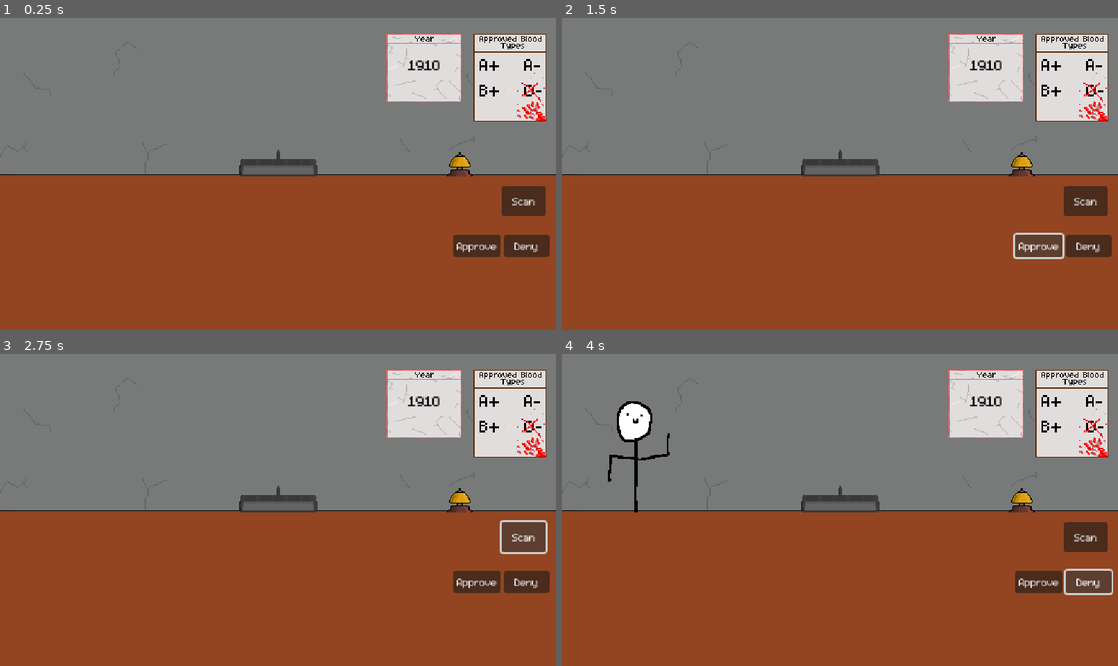
Above: before the commit, frames 1-4 (two rows, left to right).
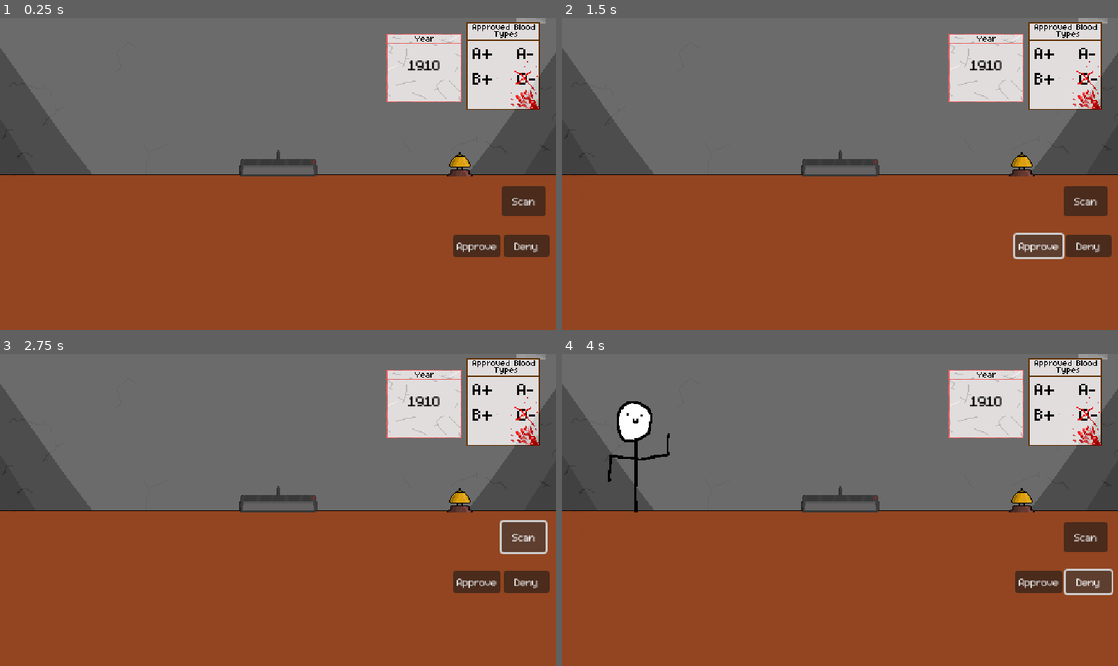
Above: after the commit, the same moments.

Repository: ReeceDev8/PaperGame
Game: Godot game, scene res://game.tscn
Two runs of this game, one before a commit and one after it. Both use one fixed random seed, a clock stepped at 60 frames per second and the inputs below.
Inputs (mouse positions are in pixels of both pictures, inside the frame that each line leads up to):
- Up to frame 1 (0.25 s): no input
- Up to frame 2 (1.5 s): click "Deny" at 0.5 s; click "Approve" at 1.25 s
- Up to frame 3 (2.75 s): click "Scan" at 2 s
- Up to frame 4 (4 s): click (1023, 497) at 2.75 s; click "Deny" at 3.5 s

The runs differ from the first frame. In frame 1, 8.2% of the frame differs, in the area x 0-100%, y 0-51%; in frame 2, 8.2%; in frame 3, 8.2%; in frame 4, 8.2%.

Commit message:
Add shadows and change discrepancy chances
Added temporary shadows the the back wall and blood type poster. Chance for most discrepancies reduced to 20%. Added chance check for valid blood type.

Diff:
--- a/Scripts/AddText_persdoc.gd
+++ b/Scripts/AddText_persdoc.gd
@@ -6,11 +6,9 @@
 
 func setup_persdoc(person_name: String, doc_ID: String):
 
-	var bloodtype_options: Array[String] = ["A", "B", "O"]
-	var posorneg_options: Array[String] = ["+", "-"]
 	var current_name: String = _modify_name_chance(person_name)
 	var persdoc_ID: String = _modify_person_ID(doc_ID, person_name, current_name)
-	var bloodtype: String = bloodtype_options[randi_range(0,  bloodtype_options.size() - 1)] + posorneg_options[randi_range(0,  posorneg_options.size() - 1)]
+	var bloodtype: String = _set_blood_type()
 
 	RulesEngine.persdoc_name = current_name
 	RulesEngine.persdoc_ID = persdoc_ID
@@ -23,7 +21,7 @@
 func _modify_name_chance(person_name: String) -> String:
 	var person_name_Array: PackedStringArray = person_name.split("")
 
-	if randf() > 0.3:
+	if randf() > 0.2:
 		return person_name
 
 	if person_name_Array.has("i"):
@@ -45,12 +43,23 @@
 	var doc_ID_Array: PackedStringArray = doc_ID.split("")
 	var letters: String = "ABCDEFGHIJKLMNOPQRSTUVWXYZ"
 
-	if randf() > 0.3:
+	if randf() > 0.2:
 		return doc_ID
 
 	if ((current_name == person_name) or randf() > 0.5):
-		doc_ID_Array[randi_range(0, doc_ID_Array.size() - 1)] = letters[randi_range(0,  letters.length())]
+		doc_ID_Array[randi_range(0, doc_ID_Array.size() - 1)] = letters[randi_range(0,  letters.length() - 1)]
 		doc_ID = "".join(doc_ID_Array)
 		return doc_ID
 	else:
 		return doc_ID
+
+func _set_blood_type() -> String:
+	var bloodtype_options: Array[String] = ["A", "B", "O"]
+	var posorneg_options: Array[String] = ["+", "-"]
+	var bloodtype = ""
+	if randf() > 0.3:
+		bloodtype = bloodtype_options[randi_range(0, 1)] + posorneg_options[0]
+		return bloodtype
+	else:
+		bloodtype = bloodtype_options[randi_range(1,  bloodtype_options.size() - 1)] + posorneg_options[randi_range(0,  posorneg_options.size() - 1)]
+		return bloodtype
--- a/Scripts/Draggable_maindoc.gd
+++ b/Scripts/Draggable_maindoc.gd
@@ -2,8 +2,8 @@
 
 @export var doc_type: String = "Main"
 
-var dragging = false
-var mouse_offset = Vector2.ZERO
+var dragging: bool = false
+var mouse_offset: Vector2 = Vector2.ZERO
 
 var pickup_sounds = [preload("res://Assets/Audio/Paper_slide1.wav"),
 					preload("res://Assets/Audio/Paper_slide2.wav")
--- a/Scripts/Draggable_slip.gd
+++ b/Scripts/Draggable_slip.gd
@@ -1,7 +1,7 @@
 extends TextureRect
 
-var dragging = false
-var mouse_offset = Vector2.ZERO
+var dragging: bool = false
+var mouse_offset: Vector2 = Vector2.ZERO
 var slip_node = self
 var trash_sound = preload("res://Assets/Audio/Slip_Trash.ogg")
 var pickup_sounds = [preload("res://Assets/Audio/Paper_slide1.wav"),
--- a/game.tscn
+++ b/game.tscn
@@ -5,17 +5,17 @@
 [ext_resource type="AudioStream" uid="uid://b1vbpfpjo7khc" path="res://Assets/Audio/Printer.wav" id="3_5qqyf"]
 [ext_resource type="AudioStream" uid="uid://bpsnx3dwklfxe" path="res://Assets/Audio/FaceScannerSound.ogg" id="4_t8pm5"]
 [ext_resource type="AudioStream" uid="uid://cwlw2knkjt8mr" path="res://Assets/Audio/Stamp_Sound.wav" id="5_wy6ch"]
-[ext_resource type="Texture2D" uid="uid://cnd4xc8kl5oxn" path="res://Assets/Images/Background.png" id="6_3vqn3"]
+[ext_resource type="Texture2D" uid="uid://dpk3vthwl1n4x" path="res://Assets/Images/Wall1.png" id="6_11pks"]
 [ext_resource type="Texture2D" uid="uid://b145t3vd4n2b" path="res://Assets/Images/Printer.png" id="6_u7dae"]
 [ext_resource type="Texture2D" uid="uid://c7x7x4h65lo2t" path="res://Assets/Images/StickStand.png" id="7_07p0x"]
+[ext_resource type="Texture2D" uid="uid://bgic2i4ci0xky" path="res://Assets/Images/Desk.png" id="8_epa6d"]
 [ext_resource type="Texture2D" uid="uid://cxkcslj15nl03" path="res://Assets/Images/StickWalk1.png" id="8_m6a8e"]
-[ext_resource type="Texture2D" uid="uid://5vnlu05bbo5r" path="res://Assets/Images/Wall.png" id="9_2m7l5"]
 [ext_resource type="Script" path="res://Scripts/VisitorManager.gd" id="9_hyp6q"]
 [ext_resource type="Texture2D" uid="uid://8lf8b7hwunqp" path="res://Assets/Images/StickWalk2.png" id="9_o5kxg"]
 [ext_resource type="Texture2D" uid="uid://bvnj67d8pyhun" path="res://Assets/Images/SpeechBubble.png" id="10_5jf8k"]
 [ext_resource type="Texture2D" uid="uid://6lpo0k80ab5q" path="res://Assets/Images/Calendar.png" id="10_7bpcu"]
+[ext_resource type="Texture2D" uid="uid://25vspr5n4xd0" path="res://Assets/Images/bloodtype_poster_Shadowed.png" id="11_ntq6e"]
 [ext_resource type="AudioStream" uid="uid://cimd5pv18ti7h" path="res://Assets/Audio/Bell_Ding.wav" id="12_cdyt4"]
-[ext_resource type="Texture2D" uid="uid://cpg3wn3xlv2sd" path="res://Assets/Images/Blood_Type_Poster_bloody.png" id="12_dpigh"]
 [ext_resource type="FontFile" uid="uid://cmiko26fgky03" path="res://Assets/Fonts/m5x7.ttf" id="12_jk7t2"]
 [ext_resource type="Texture2D" uid="uid://i07nquy1va3f" path="res://Assets/Images/Scanner1.png" id="13_leyp8"]
 [ext_resource type="Texture2D" uid="uid://d1bj3gvb76m0x" path="res://Assets/Images/Bell.png" id="13_r1cit"]
@@ -117,12 +117,7 @@
 layout_mode = 0
 offset_right = 570.0
 offset_bottom = 160.0
-texture = ExtResource("9_2m7l5")
-
-[node name="Background" type="TextureRect" parent="Environment"]
-offset_right = 40.0
-offset_bottom = 40.0
-texture = ExtResource("6_3vqn3")
+texture = ExtResource("6_11pks")
 
 [node name="Printer" type="TextureRect" parent="Environment"]
 z_index = 3
@@ -138,6 +133,13 @@
 offset_top = 160.0
 offset_right = 570.0
 offset_bottom = 320.0
+
+[node name="DeskTexture" type="TextureRect" parent="Environment/DeskArea"]
+layout_mode = 0
+offset_top = -160.0
+offset_right = 570.0
+offset_bottom = 160.0
+texture = ExtResource("8_epa6d")
 
 [node name="Calendar" type="TextureRect" parent="Environment"]
 z_index = 2
@@ -163,11 +165,11 @@
 
 [node name="BloodTypePoster" type="TextureRect" parent="Environment"]
 z_index = 2
-offset_left = 485.0
-offset_top = 16.0
-offset_right = 560.0
-offset_bottom = 106.0
-texture = ExtResource("12_dpigh")
+offset_left = 478.0
+offset_top = 4.0
+offset_right = 553.0
+offset_bottom = 94.0
+texture = ExtResource("11_ntq6e")
 
 [node name="VisitorSystem" type="Node2D" parent="."]
 script = ExtResource("9_hyp6q")
Binary file added: Assets/Images/Desk.png
Not shown, added: Assets/Images/Desk.png.import
Binary file added: Assets/Images/Wall1.png
Not shown, added: Assets/Images/Wall1.png.import
Binary file added: Assets/Images/bloodtype_poster_Shadowed.png
Not shown, added: Assets/Images/bloodtype_poster_Shadowed.png.import
